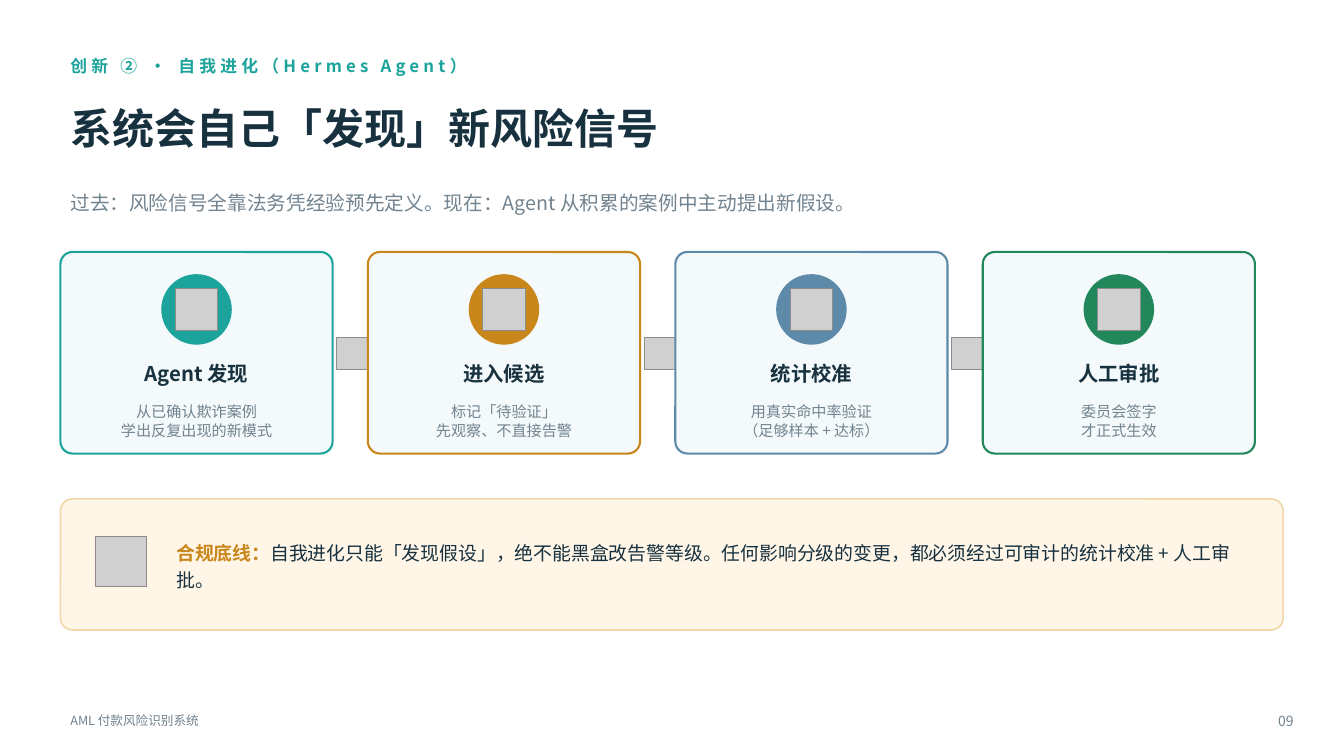
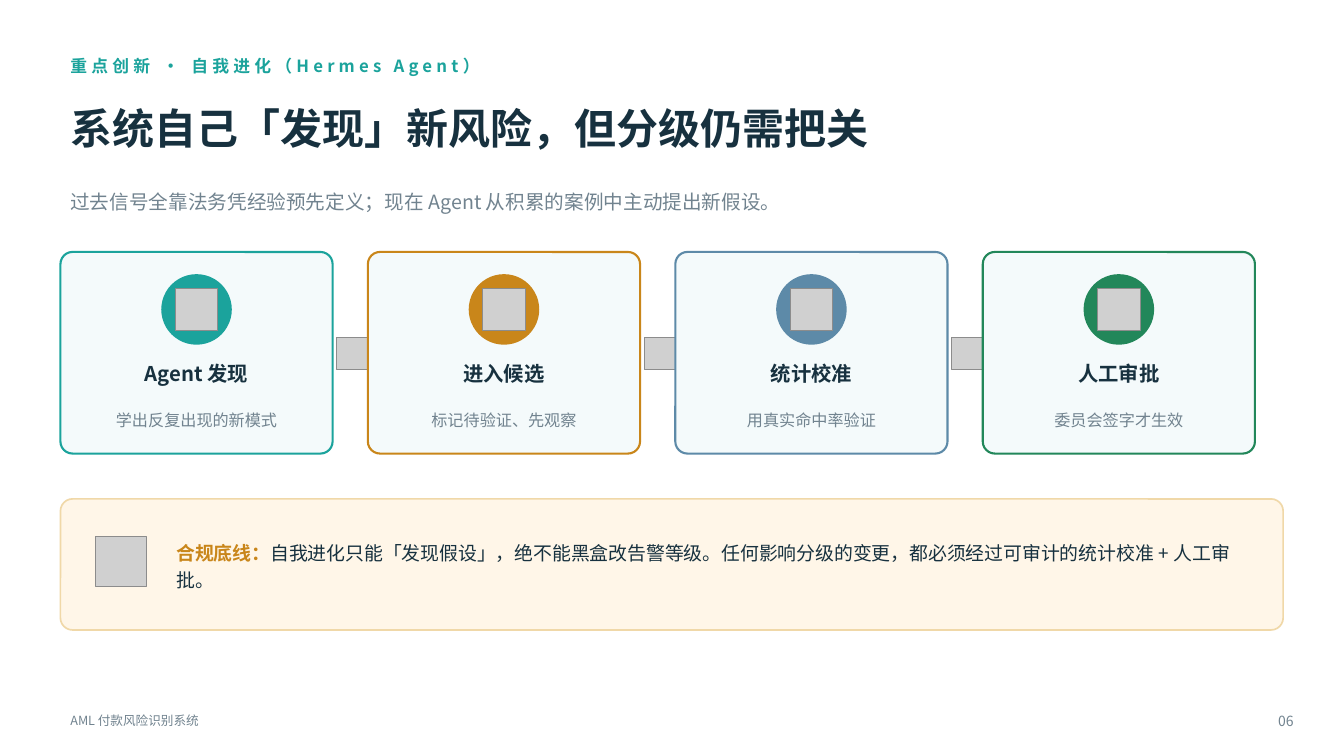
Before and after one commit to strangeromo-cloud/aml-backend, a slide deck: slide 6 of ppt/AML系统讲解-法务版.pptx (slide 9 before the commit). Drawn at 1344x756 pixels with LibreOffice and Linux fonts; fonts in the diff are those of the drawing; grey boxes stand for pictures. Boxes give left, top, right and bottom in pixels: in the first picture for what was removed or moved away, otherwise in the second. Text is boxed around its words. In the diff, an @@ line names an element or a change of style, - is before the commit and + after.

```diff
--- a/ppt/AML系统讲解-法务版.pptx
+++ b/ppt/AML系统讲解-法务版.pptx
@@ text at (70, 57, 480, 76): text changed @@
-创新 ② · 自我进化（Hermes Agent）
+重点创新 · 自我进化（Hermes Agent）
@@ text at (70, 108, 868, 150): text changed @@
-系统会自己「发现」新风险信号
+系统自己「发现」新风险，但分级仍需把关
@@ text at (70, 192, 781, 214): text changed @@
-过去：风险信号全靠法务凭经验预先定义。现在：Agent 从积累的案例中主动提出新假设。
+过去信号全靠法务凭经验预先定义；现在 Agent 从积累的案例中主动提出新假设。
@@ text "学出反复出现的新模式" at (116, 412, 277, 427): size 10.8 to 11.5 pt; line spacing 1.05 to 1 @@
@@ text at (136, 404, 257, 418): paragraph removed @@
-从已确认欺诈案例
@@ text at (431, 412, 576, 427): text changed; size 10.8 to 11.5 pt @@
-标记「待验证」
-先观察、不直接告警
+标记待验证、先观察
@@ text "用真实命中率验证" at (747, 412, 876, 428): size 10.8 to 11.5 pt; line spacing 1.05 to 1 @@
@@ text at (1054, 412, 1183, 427): text changed; size 10.8 to 11.5 pt @@
-委员会签字
-才正式生效
+委员会签字才生效
@@ text at (743, 423, 879, 437): paragraph removed @@
-（足够样本 + 达标）
@@ text at (1278, 715, 1294, 726): text changed @@
-09
+06
```
Also in this commit, not shown: 6 other slides changed, 5 slides removed, 1 other file.
